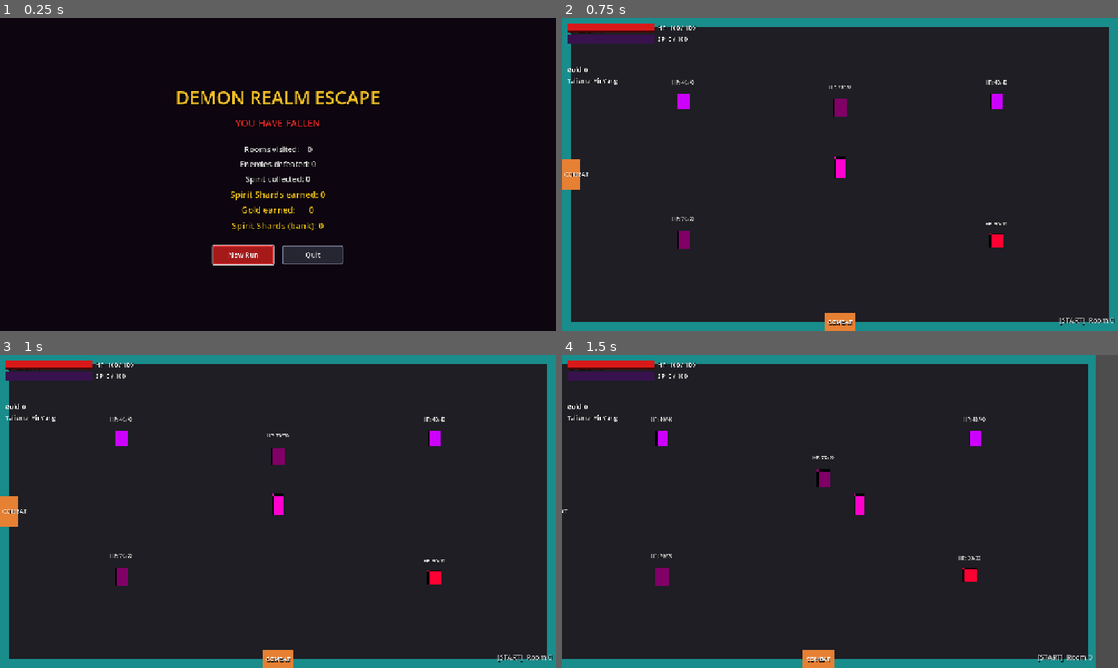
Above: before the commit, frames 1-4 (two rows, left to right).
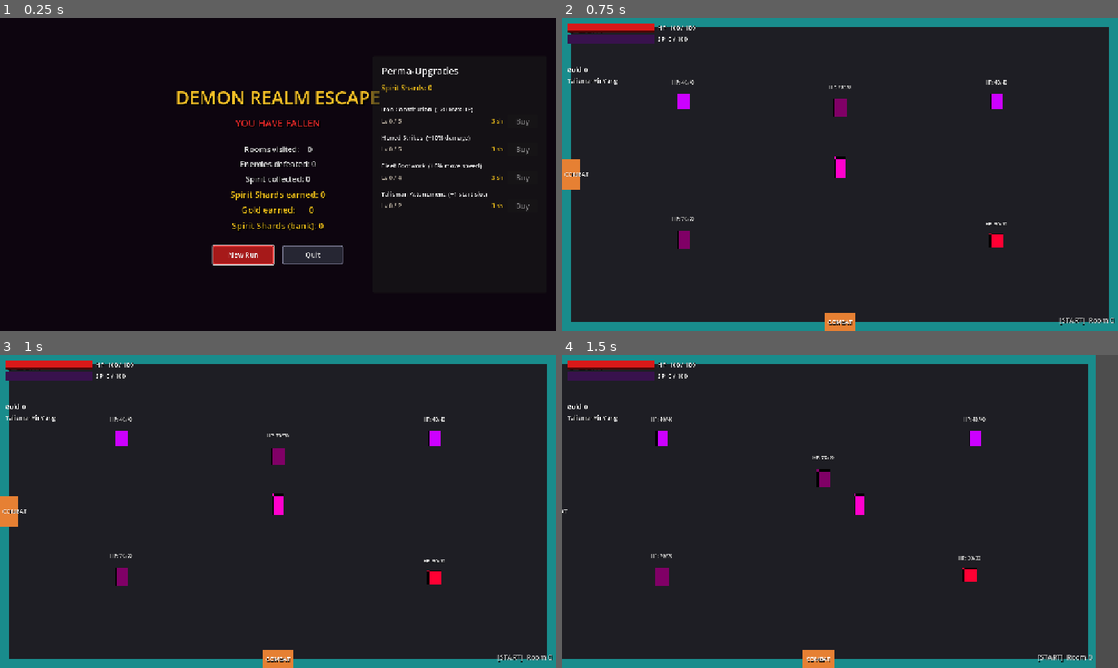
Above: after the commit, the same moments.

Repository: KarnamV/chan-inspo
Game: Godot game, scene res://scenes/Hub.tscn
Same seed, same stepped clock (60 frames per second), same inputs: the game is played once before the commit and once after it. This scene is started directly instead of the project's main scene.
Inputs:
- Up to frame 1 (0.25 s): no input
- Up to frame 2 (0.75 s): click "New Run" at 0.5 s
- Up to frame 3 (1 s): no input
- Up to frame 4 (1.5 s): tap Enter at 1.25 s; hold D (move_right) from 1.28 s (still down); hold V (attack_dash) from 1.28 s (still down)

The runs differ from the first frame. In frame 1, 1.0% of the frame differs, in the area x 67-96%, y 15-62%; in frame 2, nothing differs; in frame 3, nothing differs; in frame 4, nothing differs.

Commit message:
Add Hub perma-upgrade menu (Phase 3)
Hub.gd builds a code-built Perma-Upgrades panel that spends banked Spirit
Shards on four permanent perks: Iron Constitution (+20 max HP), Honed
Strikes (+10% damage), Fleet Footwork (+6% move speed), and Talisman
Attunement (+1 starting slot). Costs scale 3 + 2*level; rows show live
level/cost/affordability and read MAX when capped.

TalismanManager.MAX_SLOTS becomes a max_slots var so the slot perk can
raise capacity. TestRoom._apply_meta_upgrades() applies all bonuses to the
player at run start (extra slots set before talisman setup).

Co-Authored-By: Claude Opus 4.8 <noreply@anthropic.com>

Diff:
--- a/game/scripts/Hub.gd
+++ b/game/scripts/Hub.gd
@@ -40,8 +40,115 @@
 	new_run_button.pressed.connect(_on_new_run_pressed)
 	quit_button.pressed.connect(_on_quit_pressed)
 
+	_build_upgrade_menu()
+
 	# Grab focus on the primary button so keyboard navigation works immediately.
 	new_run_button.grab_focus()
+
+
+# ---------------------------------------------------------------------------
+# Perma-upgrade menu — spend banked Spirit Shards on permanent perks.
+# Built in code so Hub.tscn stays unchanged. Applied to each run by
+# TestRoom._apply_meta_upgrades().
+# ---------------------------------------------------------------------------
+
+const UPGRADE_KEYS: Array = ["max_hp", "damage", "speed", "slots"]
+
+var _shard_label: Label = null
+# Each entry: { "key": String, "level": Label, "cost": Label, "button": Button }
+var _upgrade_rows: Array = []
+
+
+func _build_upgrade_menu() -> void:
+	var panel: Panel = Panel.new()
+	panel.name = "UpgradePanel"
+	panel.size = Vector2(400, 544)
+	panel.position = Vector2(858, 88)
+	add_child(panel)
+
+	var margin: MarginContainer = MarginContainer.new()
+	margin.set_anchors_and_offsets_preset(Control.PRESET_FULL_RECT)
+	margin.add_theme_constant_override("margin_left", 20)
+	margin.add_theme_constant_override("margin_right", 20)
+	margin.add_theme_constant_override("margin_top", 18)
+	margin.add_theme_constant_override("margin_bottom", 18)
+	panel.add_child(margin)
+
+	var vbox: VBoxContainer = VBoxContainer.new()
+	vbox.add_theme_constant_override("separation", 12)
+	margin.add_child(vbox)
+
+	var title: Label = Label.new()
+	title.text = "Perma-Upgrades"
+	title.add_theme_font_size_override("font_size", 22)
+	vbox.add_child(title)
+
+	_shard_label = Label.new()
+	_shard_label.add_theme_font_size_override("font_size", 16)
+	_shard_label.add_theme_color_override("font_color", Color(0.90, 0.72, 0.10))
+	vbox.add_child(_shard_label)
+
+	vbox.add_child(HSeparator.new())
+
+	for key in UPGRADE_KEYS:
+		vbox.add_child(_build_upgrade_row(key))
+
+	_refresh_upgrades()
+
+
+func _build_upgrade_row(key: String) -> Control:
+	var row: VBoxContainer = VBoxContainer.new()
+	row.add_theme_constant_override("separation", 2)
+
+	var name_label: Label = Label.new()
+	name_label.text = MetaProgress.UPGRADE_LABELS.get(key, key)
+	name_label.add_theme_font_size_override("font_size", 14)
+	row.add_child(name_label)
+
+	var line: HBoxContainer = HBoxContainer.new()
+	line.add_theme_constant_override("separation", 10)
+
+	var level_label: Label = Label.new()
+	level_label.add_theme_font_size_override("font_size", 13)
+	level_label.add_theme_color_override("font_color", Color(0.72, 0.68, 0.62))
+	level_label.size_flags_horizontal = Control.SIZE_EXPAND_FILL
+	line.add_child(level_label)
+
+	var cost_label: Label = Label.new()
+	cost_label.add_theme_font_size_override("font_size", 13)
+	cost_label.add_theme_color_override("font_color", Color(0.90, 0.72, 0.10))
+	line.add_child(cost_label)
+
+	var buy: Button = Button.new()
+	buy.text = "Buy"
+	buy.custom_minimum_size = Vector2(70, 0)
+	buy.pressed.connect(func() -> void: _on_buy_upgrade(key))
+	line.add_child(buy)
+
+	row.add_child(line)
+
+	_upgrade_rows.append({ "key": key, "level": level_label, "cost": cost_label, "button": buy })
+	return row
+
+
+func _on_buy_upgrade(key: String) -> void:
+	if MetaProgress.buy_upgrade(key):
+		_refresh_upgrades()
+
+
+func _refresh_upgrades() -> void:
+	_shard_label.text = "Spirit Shards: %d" % MetaProgress.total_shards
+	for row in _upgrade_rows:
+		var key: String = row["key"]
+		var lvl: int = MetaProgress.upgrade_level(key)
+		var maxl: int = MetaProgress.upgrade_max(key)
+		row["level"].text = "Lv %d / %d" % [lvl, maxl]
+		if MetaProgress.is_maxed(key):
+			row["cost"].text = "MAX"
+			row["button"].disabled = true
+		else:
+			row["cost"].text = "%d sh" % MetaProgress.upgrade_cost(key)
+			row["button"].disabled = not MetaProgress.can_buy_upgrade(key)
 
 
 func _on_new_run_pressed() -> void:
--- a/game/scripts/TalismanManager.gd
+++ b/game/scripts/TalismanManager.gd
@@ -11,7 +11,9 @@
 # player.active_talisman (kept in sync by this manager after each cycle).
 # ---------------------------------------------------------------------------
 
-const MAX_SLOTS: int = 3
+# Slot capacity — a var (not const) so the "Talisman Attunement" meta-upgrade
+# can raise it above the default 3 at run start (set by TestRoom before setup).
+var max_slots: int = 3
 
 # Populated by setup() before the scene starts gameplay.
 var _slots: Array = []         # Array[Talisman]
@@ -29,7 +31,7 @@
 	_player = player
 	_slots.clear()
 	for t in talismans:
-		if _slots.size() >= MAX_SLOTS:
+		if _slots.size() >= max_slots:
 			break
 		_slots.append(t)
 
@@ -45,7 +47,7 @@
 func add_talisman(t: Node) -> void:
 	if t == null:
 		return
-	if _slots.size() < MAX_SLOTS:
+	if _slots.size() < max_slots:
 		_slots.append(t)
 		_active_index = _slots.size() - 1
 	else:
@@ -54,9 +56,9 @@
 	emit_signal("active_talisman_changed", t)
 
 
-# True when all MAX_SLOTS talisman slots are filled.
+# True when all talisman slots are filled.
 func is_full() -> bool:
-	return _slots.size() >= MAX_SLOTS
+	return _slots.size() >= max_slots
 
 
 # Returns the currently active talisman node (or null if no slots filled).
--- a/game/scripts/TestRoom.gd
+++ b/game/scripts/TestRoom.gd
@@ -43,9 +43,22 @@
 	player.player_died.connect(_on_player_died)
 	_setup_talismans()
 	_setup_hud()
+	_apply_meta_upgrades()
 	_setup_room_manager()
 	_connect_enemy_signals()
 	_build_death_overlay()
+
+
+## Apply persistent meta-upgrades (bought in the Hub) to this run's player.
+## Called after the HUD is wired so the boosted Max HP shows immediately.
+func _apply_meta_upgrades() -> void:
+	var bonus_hp: int = MetaProgress.bonus_max_hp()
+	if bonus_hp > 0:
+		player.add_max_hp(bonus_hp)   # also grants the HP, so the run starts full
+	player.permanent_damage_mult *= MetaProgress.damage_mult()
+	var sm: float = MetaProgress.speed_mult()
+	player.speed_run  *= sm
+	player.speed_walk *= sm
 
 
 func _setup_talismans() -> void:
@@ -65,6 +78,8 @@
 	# --- Create TalismanManager and attach it. ---
 	_talisman_manager = TalismanManagerScript.new()
 	_talisman_manager.name = "TalismanManager"
+	# Meta-upgrade "Talisman Attunement" grants extra starting slots.
+	_talisman_manager.max_slots = 3 + MetaProgress.bonus_slots()
 	player.add_child(_talisman_manager)
 	_talisman_manager.setup(player, [_yin_yang, dragon_claw, phoenix_feather])
 	player.talisman_manager = _talisman_manager
Not shown, changed: kanban.html
